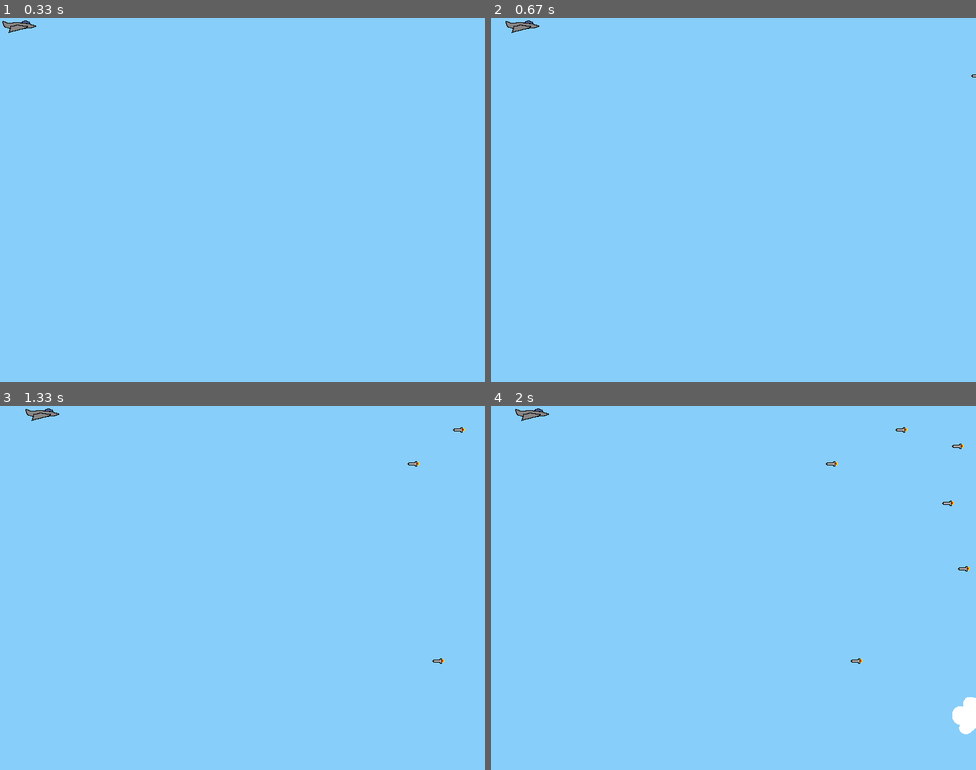
Above: before the commit, frames 1-4 (two rows, left to right).
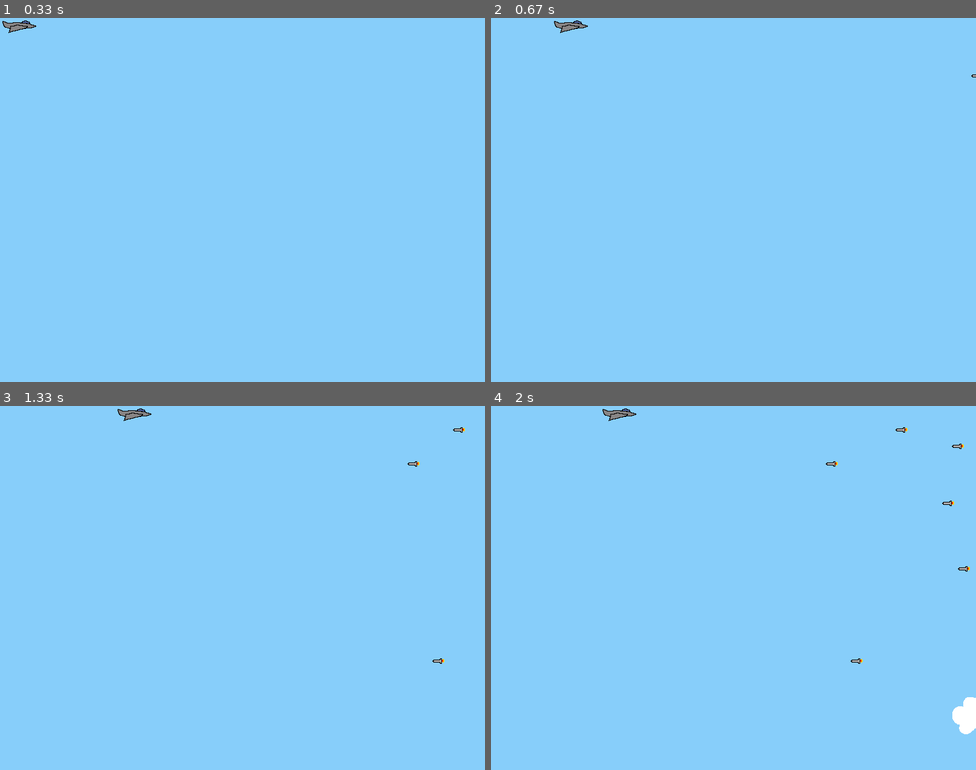
Above: after the commit, the same moments.

Repository: rychtaradam/PyGame
Game: pygame game, started from PyGame/game.py
Two runs of this game, one before a commit and one after it. Both use one fixed random seed, a clock stepped at 60 frames per second and the inputs below.
Inputs:
- Up to frame 1 (0.33 s): no input
- Up to frame 2 (0.67 s): hold Right from 0.33 s (still down)
- Up to frame 3 (1.33 s): release Right at 0.8 s; hold Up 0.83-1.13 s; hold Right from 1.17 s (still down)
- Up to frame 4 (2 s): release Right at 1.63 s; hold Left from 1.67 s (still down)

Frame 1 is identical in both runs. In frame 2, 0.3% of the frame differs, in the area x 3-20%, y 0-5%; in frame 3, 0.3%; in frame 4, 0.3%.

Commit message:
Hotová základní hra

Diff:
--- a/PyGame/game.py
+++ b/PyGame/game.py
@@ -26,13 +26,15 @@
 
     def update(self, pressed_keys):
         if pressed_keys[K_UP]:
-            self.rect.move_ip(0, -1)
+            self.rect.move_ip(0, -5)
+            move_up_sound.play()
         if pressed_keys[K_DOWN]:
-            self.rect.move_ip(0, 1)
+            self.rect.move_ip(0, 5)
+            move_down_sound.play()
         if pressed_keys[K_LEFT]:
-            self.rect.move_ip(-1, 0)
+            self.rect.move_ip(-5, 0)
         if pressed_keys[K_RIGHT]:
-            self.rect.move_ip(1, 0)
+            self.rect.move_ip(5, 0)
 
         if self.rect.left < 0:
             self.rect.left = 0
@@ -81,7 +83,11 @@
             self.kill()
 
 
+pygame.mixer.init()
+
 pygame.init()
+
+clock = pygame.time.Clock()
 
 screen = pygame.display.set_mode((SCREEN_WIDTH, SCREEN_HEIGHT))
 
@@ -96,6 +102,18 @@
 clouds = pygame.sprite.Group()
 all_sprites = pygame.sprite.Group()
 all_sprites.add(player)
+
+pygame.mixer.music.load("sound/Sky_dodge_theme.ogg")
+pygame.mixer.music.play(loops=-1)
+pygame.mixer.music.set_volume(0.4)
+
+move_up_sound = pygame.mixer.Sound("sound/Jet_up.ogg")
+move_down_sound = pygame.mixer.Sound("sound/Jet_down.ogg")
+collision_sound = pygame.mixer.Sound("sound/Boom.ogg")
+
+move_up_sound.set_volume(0.6)
+move_down_sound.set_volume(0.6)
+collision_sound.set_volume(1.0)
 
 running = True
 
@@ -131,6 +149,19 @@
 
     if pygame.sprite.spritecollideany(player, enemies):
         player.kill()
+
+        move_up_sound.stop()
+        move_down_sound.stop()
+        pygame.mixer.music.stop()
+        pygame.time.delay(50)
+        collision_sound.play()
+        pygame.time.delay(500)
+
         running = False
 
     pygame.display.flip()
+
+    clock.tick(60)
+
+pygame.mixer.music.stop()
+pygame.mixer.quit()
